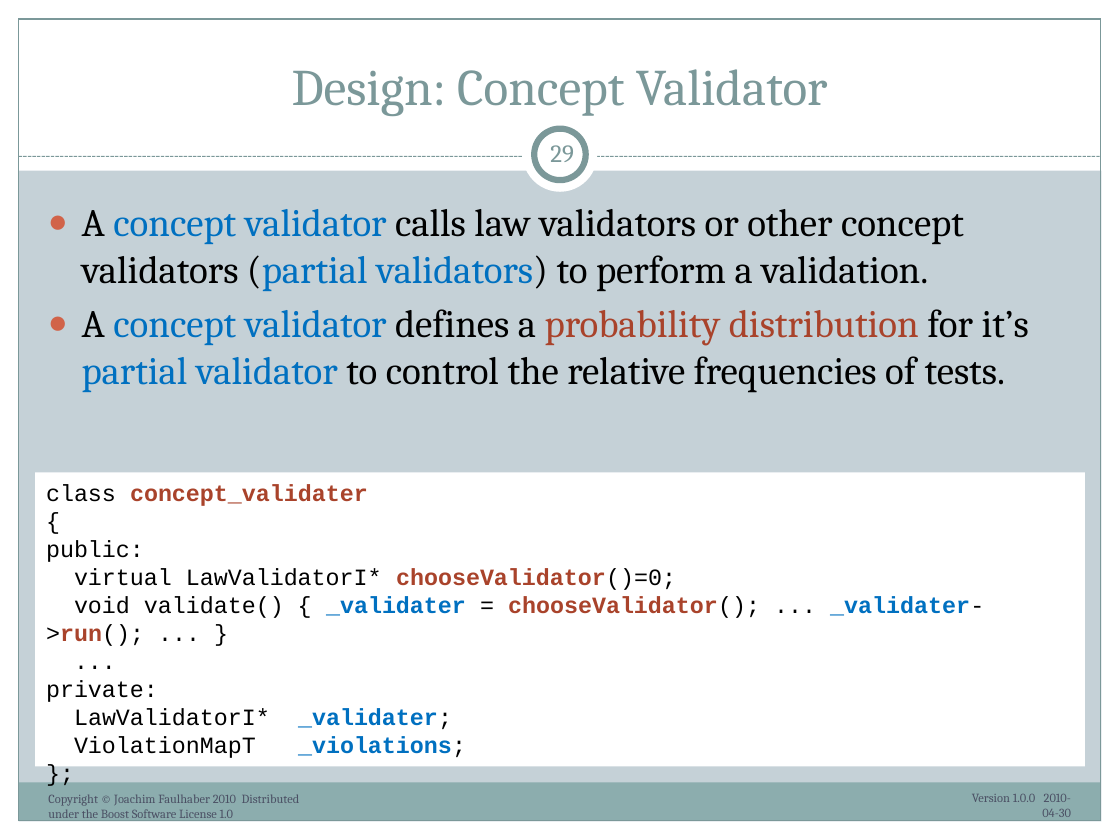
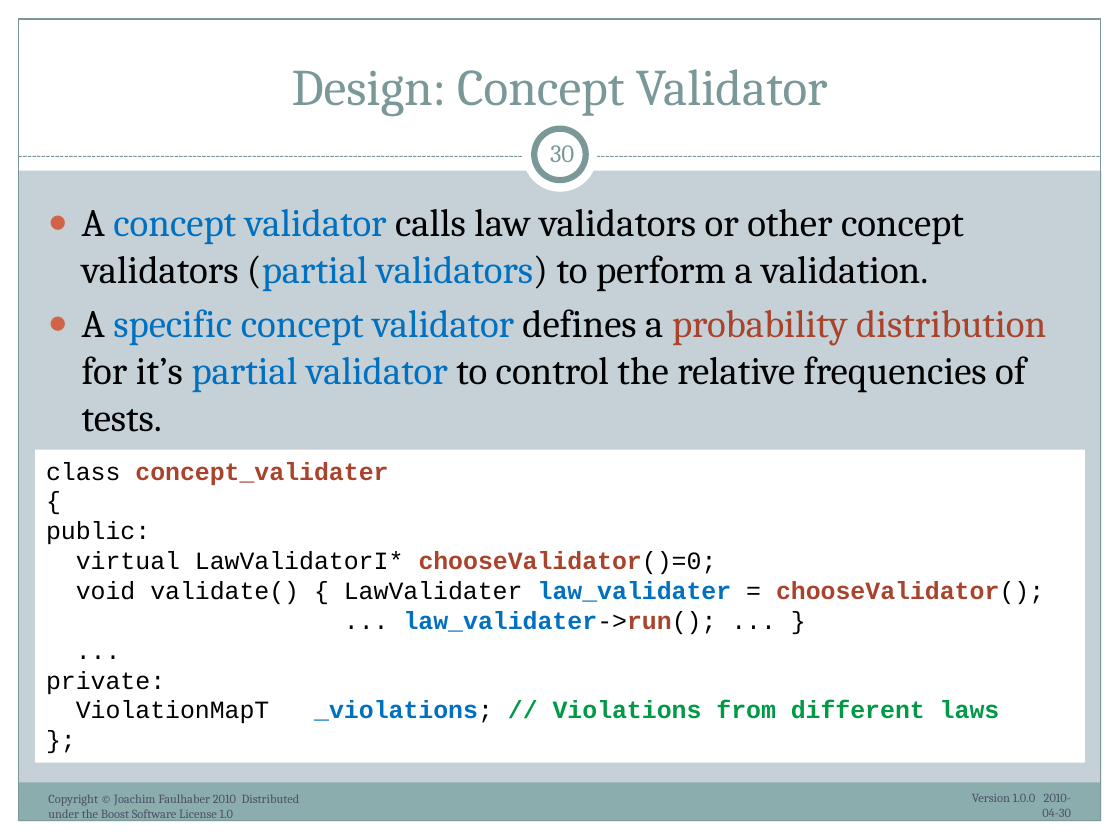
Before and after one commit to ryppl/boost-history, a slide deck: slide 30 of itl/libs/validate/doc/boostcon2010/BoostAlabaster.pptx (slide 29 before the commit). Drawn at 1120x840 pixels with LibreOffice and Linux fonts; fonts in the diff are those of the drawing. Boxes give left, top, right and bottom in pixels: in the first picture for what was removed or moved away, otherwise in the second. Text is boxed around its words. In the diff, an @@ line names an element or a change of style, - is before the commit and + after.

Commit message:
Modified presentation Boost.Alabaster. Some improvements on validate. Replacing tabs.
SVN-Revision: 61885

```diff
--- a/itl/libs/validate/doc/boostcon2010/BoostAlabaster.pptx
+++ b/itl/libs/validate/doc/boostcon2010/BoostAlabaster.pptx
@@ page number at (550, 145, 574, 162): text changed @@
-29
+30
@@ text at (82, 309, 1046, 432): text changed @@
-● A concept validator defines a probability distribution for it’s partial validator to control the relative frequencies of tests.
+● A specific concept validator defines a probability distribution for it’s partial validator to control the relative frequencies of tests.
@@ rectangle "class concept_validater": place and size @@
-rectangle "class concept_validater" at (35, 473, 1085, 767)
+rectangle "class concept_validater" at (35, 450, 1085, 763)
@@ text in rectangle at (46, 462, 717, 694): size 15 to 16 pt in "class concept_validater", "{", "public:", "virtual LawValidatorI* chooseValidator()=0;" and 3 more places @@
@@ text in rectangle at (76, 581, 1044, 634): text changed; size 15 to 16 pt @@
-void validate() { _validater = chooseValidator(); ... _validater->run(); ... }
+void validate() { LawValidater law_validater = chooseValidator();
+... law_validater->run(); ... }
@@ text in rectangle at (76, 700, 1000, 723): text changed; size 15 to 16 pt; text colour #000000 to #009A46; bold on @@
-LawValidatorI* _validater;
-ViolationMapT _violations;
+ViolationMapT _violations; // Violations from different laws
```
Also in this commit, not shown: 3 other slides changed, 1 slide added, 13 other files.
